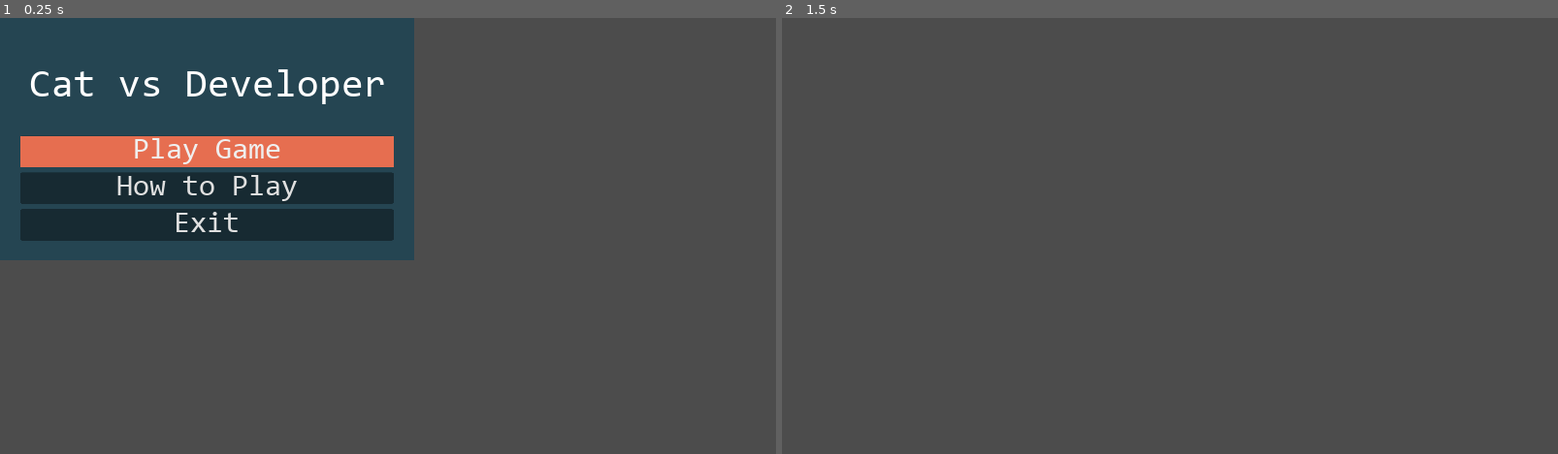
Above: before the commit, frames 1-2 (left to right).
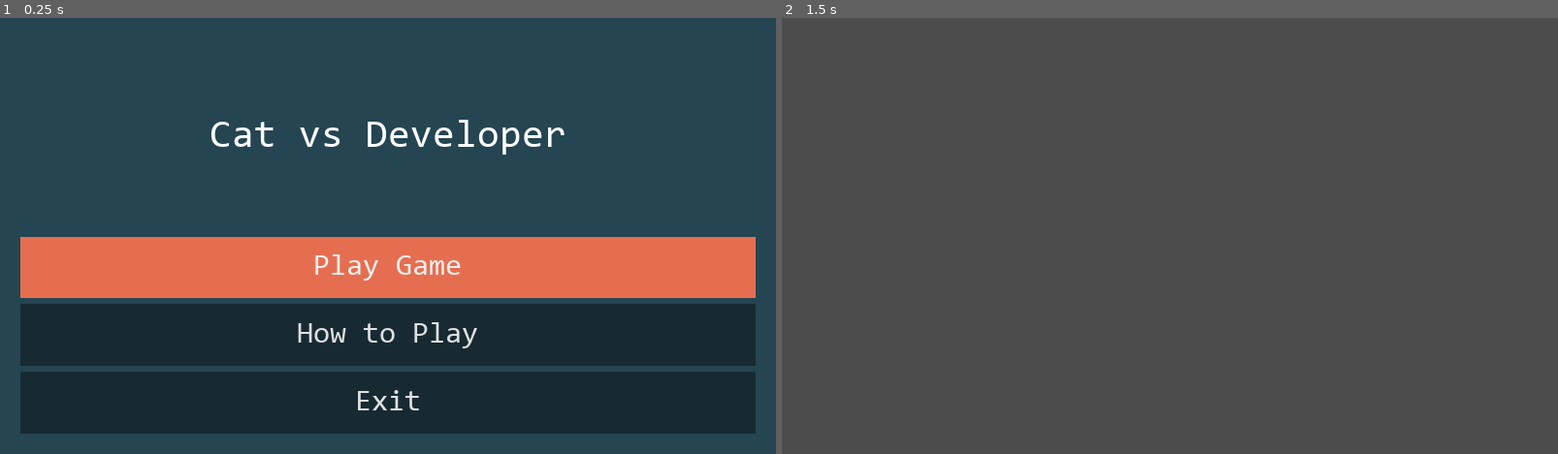
Above: after the commit, the same moments.

Repository: khathepham/CSGameJam-2023
Game: Godot game, scene res://MainMenu.tscn
The game is run twice, just before and just after one commit, with the same random seed, the same clock (stepped at 60 frames per second) and the same inputs.
Inputs (mouse positions are in pixels of both pictures, inside the frame that each line leads up to):
- Up to frame 1 (0.25 s): no input
- Up to frame 2 (1.5 s): click "Play Game" at 0.5 s; tap Enter at 1.25 s; move the mouse to (1340, 214) at 1.27 s; hold Right (move_right) from 1.28 s (still down)

The runs differ from the first frame. In frame 1, 84% of the frame differs, in the area x 0-100%, y 0-100%; in frame 2, nothing differs.

Commit message:
change menu screen scalling

Diff:
--- a/Glitch Cat vs Developer/MainMenu.tscn
+++ b/Glitch Cat vs Developer/MainMenu.tscn
@@ -46,13 +46,13 @@
 script = ExtResource( 2 )
 
 [node name="ColorRect" type="ColorRect" parent="."]
-margin_right = 1024.0
-margin_bottom = 600.0
+margin_right = 1920.0
+margin_bottom = 1080.0
 color = Color( 0.14902, 0.27451, 0.32549, 1 )
 
 [node name="MarginContainer" type="MarginContainer" parent="."]
-margin_right = 1024.0
-margin_bottom = 600.0
+margin_right = 1920.0
+margin_bottom = 1080.0
 custom_constants/margin_right = 50
 custom_constants/margin_top = 50
 custom_constants/margin_left = 50
@@ -61,12 +61,12 @@
 [node name="VBoxContainer" type="VBoxContainer" parent="MarginContainer"]
 margin_left = 50.0
 margin_top = 50.0
-margin_right = 974.0
-margin_bottom = 550.0
+margin_right = 1870.0
+margin_bottom = 1030.0
 
 [node name="Label" type="Label" parent="MarginContainer/VBoxContainer"]
-margin_right = 924.0
-margin_bottom = 238.0
+margin_right = 1820.0
+margin_bottom = 488.0
 size_flags_horizontal = 3
 size_flags_vertical = 3
 custom_fonts/font = SubResource( 1 )
@@ -75,16 +75,16 @@
 valign = 1
 
 [node name="VBoxContainer" type="VBoxContainer" parent="MarginContainer/VBoxContainer"]
-margin_top = 242.0
-margin_right = 924.0
-margin_bottom = 500.0
+margin_top = 492.0
+margin_right = 1820.0
+margin_bottom = 980.0
 size_flags_horizontal = 3
 size_flags_vertical = 3
 custom_constants/separation = 15
 
 [node name="Play button" type="Button" parent="MarginContainer/VBoxContainer/VBoxContainer"]
-margin_right = 924.0
-margin_bottom = 76.0
+margin_right = 1820.0
+margin_bottom = 152.0
 focus_neighbour_top = NodePath("../Exit button")
 focus_neighbour_bottom = NodePath("../How to play button")
 size_flags_horizontal = 3
@@ -98,9 +98,9 @@
 text = "Play Game"
 
 [node name="How to play button" type="Button" parent="MarginContainer/VBoxContainer/VBoxContainer"]
-margin_top = 91.0
-margin_right = 924.0
-margin_bottom = 167.0
+margin_top = 167.0
+margin_right = 1820.0
+margin_bottom = 320.0
 focus_neighbour_top = NodePath("../Play button")
 focus_neighbour_bottom = NodePath("../Exit button")
 size_flags_horizontal = 3
@@ -113,9 +113,9 @@
 text = "How to Play"
 
 [node name="Exit button" type="Button" parent="MarginContainer/VBoxContainer/VBoxContainer"]
-margin_top = 182.0
-margin_right = 924.0
-margin_bottom = 258.0
+margin_top = 335.0
+margin_right = 1820.0
+margin_bottom = 488.0
 focus_neighbour_top = NodePath("../How to play button")
 focus_neighbour_bottom = NodePath("../Play button")
 size_flags_horizontal = 3
